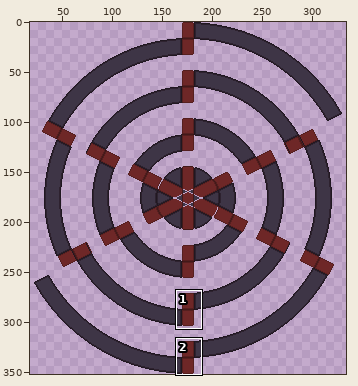
Pixel-art file: ref/cog22.ase. Above, an overview of the earlier version with the close-up marked.
Close-up. The starting point:
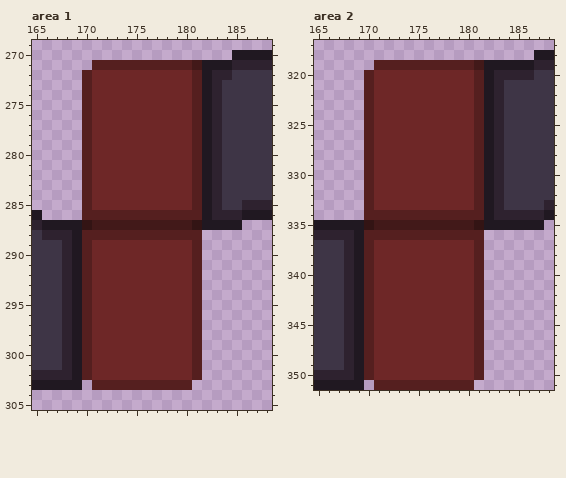
352x352 pixels, 1 frame. Shown: area 1: x 165..188, y 269..305; area 2: x 165..188, y 317..351. The wide view leaves out empty margins. The commit also changed other parts of the picture, which this record leaves out.
The same view after the edit:
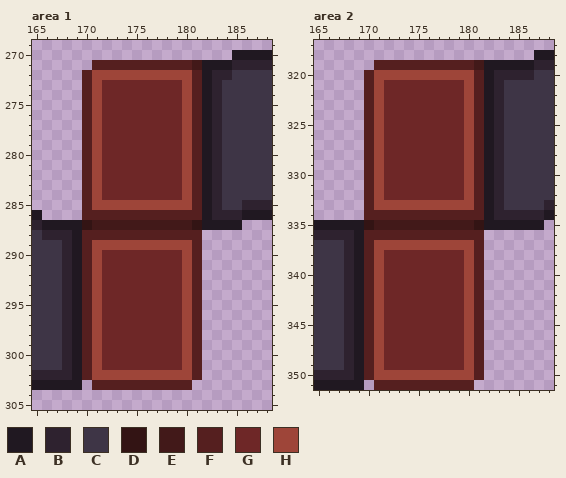
Palette (. is transparent): A #201821  B #2e222f  C #3e3546  D #331414  E #421919  F #551f1f  G #6e2727  H #9e4539
The exact change:
--- area 1, layer "Layer 1"
@@ x 169..182 @@
 271 ..FFFFFFFFFFEA
-272 .FGGGGGGGGGGFA
-273 .FGGGGGGGGGGFA
-274 .FGGGGGGGGGGFA
-275 .FGGGGGGGGGGFA
-276 .FGGGGGGGGGGFA
-277 .FGGGGGGGGGGFA
-278 .FGGGGGGGGGGFA
-279 .FGGGGGGGGGGFA
-280 .FGGGGGGGGGGFA
-281 .FGGGGGGGGGGFA
-282 .FGGGGGGGGGGFA
-283 .FGGGGGGGGGGFA
-284 .FGGGGGGGGGGFA
-285 .FGGGGGGGGGGFA
+272 .FHHHHHHHHHHFA
+273 .FHGGGGGGGGHFA
+274 .FHGGGGGGGGHFA
+275 .FHGGGGGGGGHFA
+276 .FHGGGGGGGGHFA
+277 .FHGGGGGGGGHFA
+278 .FHGGGGGGGGHFA
+279 .FHGGGGGGGGHFA
+280 .FHGGGGGGGGHFA
+281 .FHGGGGGGGGHFA
+282 .FHGGGGGGGGHFA
+283 .FHGGGGGGGGHFA
+284 .FHGGGGGGGGHFA
+285 .FHHHHHHHHHHFA
 286 .FFFFFFFFFFFFA
@@ x 169..182 @@
 288 AFFFFFFFFFFFF.
-289 AFGGGGGGGGGGF.
-290 AFGGGGGGGGGGF.
-291 AFGGGGGGGGGGF.
-292 AFGGGGGGGGGGF.
-293 AFGGGGGGGGGGF.
-294 AFGGGGGGGGGGF.
-295 AFGGGGGGGGGGF.
-296 AFGGGGGGGGGGF.
-297 AFGGGGGGGGGGF.
-298 AFGGGGGGGGGGF.
-299 AFGGGGGGGGGGF.
-300 AFGGGGGGGGGGF.
-301 AFGGGGGGGGGGF.
-302 AFGGGGGGGGGGF.
+289 AFHHHHHHHHHHF.
+290 AFHGGGGGGGGHF.
+291 AFHGGGGGGGGHF.
+292 AFHGGGGGGGGHF.
+293 AFHGGGGGGGGHF.
+294 AFHGGGGGGGGHF.
+295 AFHGGGGGGGGHF.
+296 AFHGGGGGGGGHF.
+297 AFHGGGGGGGGHF.
+298 AFHGGGGGGGGHF.
+299 AFHGGGGGGGGHF.
+300 AFHGGGGGGGGHF.
+301 AFHGGGGGGGGHF.
+302 AFHHHHHHHHHHF.
 303 A.FFFFFFFFFF..
--- area 2, layer "Layer 1"
@@ x 169..182 @@
 319 ..FFFFFFFFFFEA
-320 .FGGGGGGGGGGFA
-321 .FGGGGGGGGGGFA
-322 .FGGGGGGGGGGFA
-323 .FGGGGGGGGGGFA
-324 .FGGGGGGGGGGFA
-325 .FGGGGGGGGGGFA
-326 .FGGGGGGGGGGFA
-327 .FGGGGGGGGGGFA
-328 .FGGGGGGGGGGFA
-329 .FGGGGGGGGGGFA
-330 .FGGGGGGGGGGFA
-331 .FGGGGGGGGGGFA
-332 .FGGGGGGGGGGFA
-333 .FGGGGGGGGGGFA
+320 .FHHHHHHHHHHFA
+321 .FHGGGGGGGGHFA
+322 .FHGGGGGGGGHFA
+323 .FHGGGGGGGGHFA
+324 .FHGGGGGGGGHFA
+325 .FHGGGGGGGGHFA
+326 .FHGGGGGGGGHFA
+327 .FHGGGGGGGGHFA
+328 .FHGGGGGGGGHFA
+329 .FHGGGGGGGGHFA
+330 .FHGGGGGGGGHFA
+331 .FHGGGGGGGGHFA
+332 .FHGGGGGGGGHFA
+333 .FHHHHHHHHHHFA
 334 .FFFFFFFFFFFFA
@@ x 169..182 @@
 336 AFFFFFFFFFFFF.
-337 AFGGGGGGGGGGF.
-338 AFGGGGGGGGGGF.
-339 AFGGGGGGGGGGF.
-340 AFGGGGGGGGGGF.
-341 AFGGGGGGGGGGF.
-342 AFGGGGGGGGGGF.
-343 AFGGGGGGGGGGF.
-344 AFGGGGGGGGGGF.
-345 AFGGGGGGGGGGF.
-346 AFGGGGGGGGGGF.
-347 AFGGGGGGGGGGF.
-348 AFGGGGGGGGGGF.
-349 AFGGGGGGGGGGF.
-350 AFGGGGGGGGGGF.
+337 AFHHHHHHHHHHF.
+338 AFHGGGGGGGGHF.
+339 AFHGGGGGGGGHF.
+340 AFHGGGGGGGGHF.
+341 AFHGGGGGGGGHF.
+342 AFHGGGGGGGGHF.
+343 AFHGGGGGGGGHF.
+344 AFHGGGGGGGGHF.
+345 AFHGGGGGGGGHF.
+346 AFHGGGGGGGGHF.
+347 AFHGGGGGGGGHF.
+348 AFHGGGGGGGGHF.
+349 AFHGGGGGGGGHF.
+350 AFHHHHHHHHHHF.
 351 A.FFFFFFFFFF..
Boxes around the changes in both close-ups, in picture pixels (x1, y1, x2, y2):
changed: (92, 70, 192, 380)
changed: (374, 70, 474, 380)
